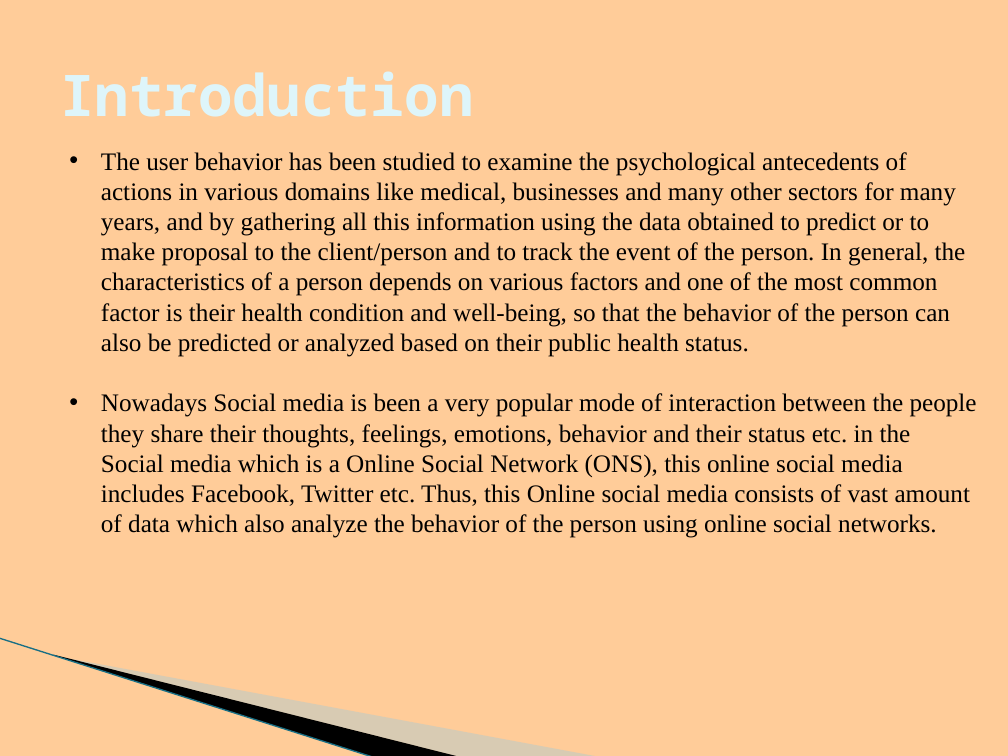
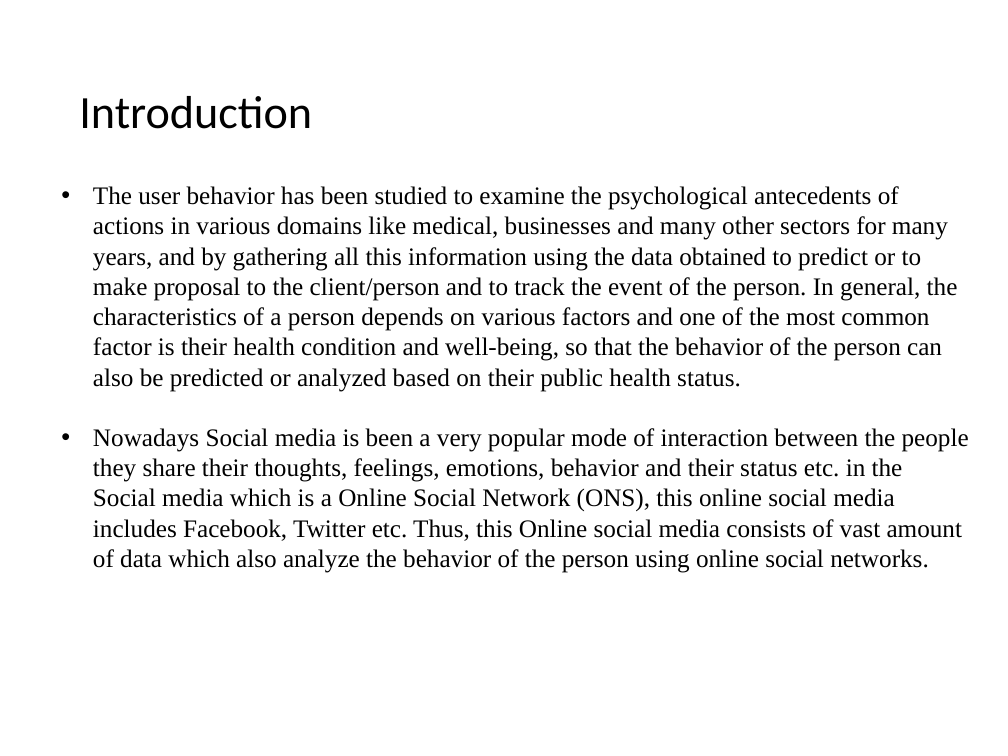
Before and after one commit to BHARGAVKR2000/Event-Detetion-System, a slide deck: slide 2 of project-E10.pptx. Drawn at 1008x756 pixels with LibreOffice and Linux fonts; fonts in the diff are those of the drawing; background and template pictures are left out. Boxes give left, top, right and bottom in pixels: in the first picture for what was removed or moved away, otherwise in the second. Text is boxed around its words. In the diff, an @@ line names an element or a change of style, - is before the commit and + after.

Commit message:
event detection system

```diff
--- a/project-E10.pptx
+++ b/project-E10.pptx
@@ background #FFCC99 to #FFFFFF @@
@@ title "Introduction": place and size @@
-title "Introduction" at <box>50,30,958,156</box>
+title "Introduction" at <box>79,96,312,129</box>
@@ title "Introduction" at <box>79,96,312,129</box>: size 41 to 33 pt, font Noto Sans Mono to Calibri, text colour #DEF5FA to #000000, bold off; line spacing 1 to 0.9 @@
@@ text "The user behavior has been ...": place and size @@
-text "The user behavior has been ..." at <box>101,152,977,538</box>
+text "The user behavior has been ..." at <box>93,186,969,573</box>
@@ freeform shape removed at <box>79,551,498,711</box> @@
@@ freeform shape removed at <box>0,638,413,731</box> @@
@@ line removed from (0, 638) to (374, 756) @@
```
Also in this commit, not shown: 20 other slides changed, 4 slides added, 6 slides removed, 1 other file.
